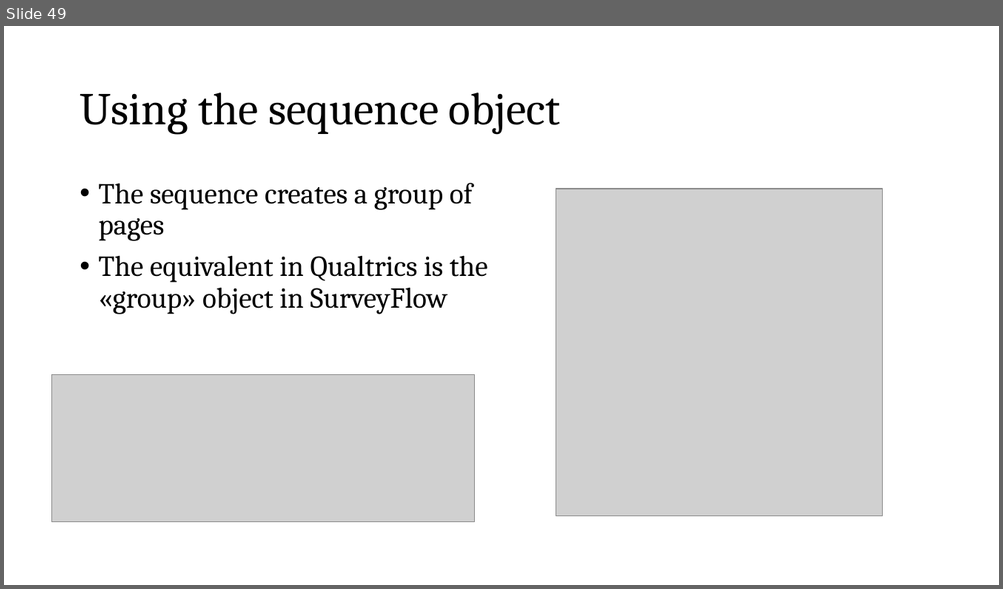
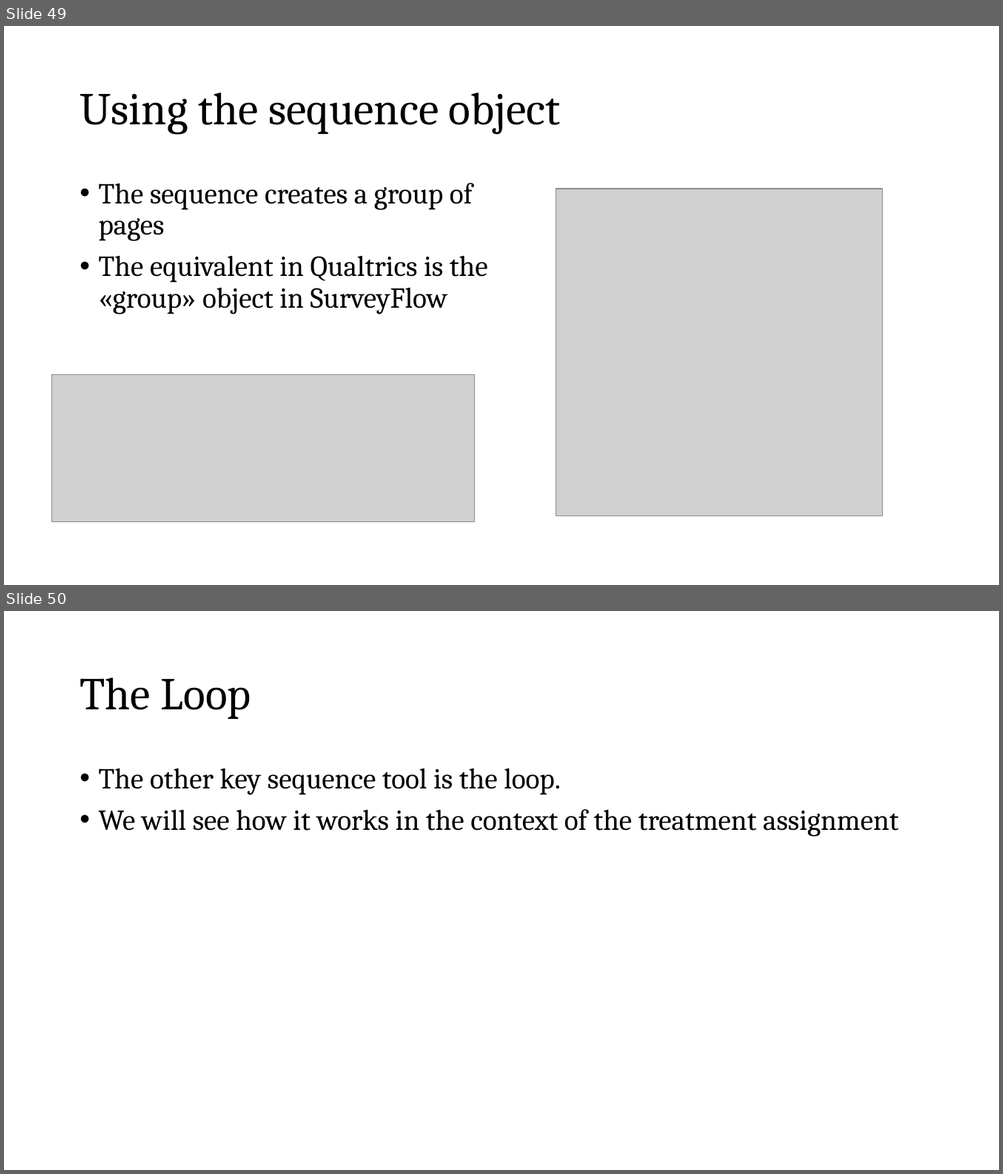
Before and after one commit to fbogliacino/labjsCourse, a slide deck: slides/Slides Labjs.pptx. Shown one above the other, each under a label of ours: slide 49 before the commit, slides 49 and 50 after it. The pictures are 1003x589 and 1003x1174 pixels, drawn with LibreOffice and Linux fonts; fonts in the diff are those of the drawing; grey boxes stand for pictures. Boxes give left, top, right and bottom in pixels: in the first picture for what was removed or moved away, otherwise in the second. Text is boxed around its words. In the diff, an @@ line names an element or a change of style, - is before the commit and + after.

```diff
--- a/slides/Slides Labjs.pptx
+++ b/slides/Slides Labjs.pptx
@@ slide 50 added at [4, 611, 999, 1170], background #FFFFFF @@
@@ title added at [79, 678, 251, 719], 44 pt, text #000000 @@
+The Loop
@@ text added at [99, 768, 898, 837], 28 pt, text #000000 @@
+• The other key sequence tool is the loop.
+• We will see how it works in the context of the treatment assignment
```
Also in this commit, not shown: 1 slide changed, 15 other slides added, 1 slide removed, 1 other file.
